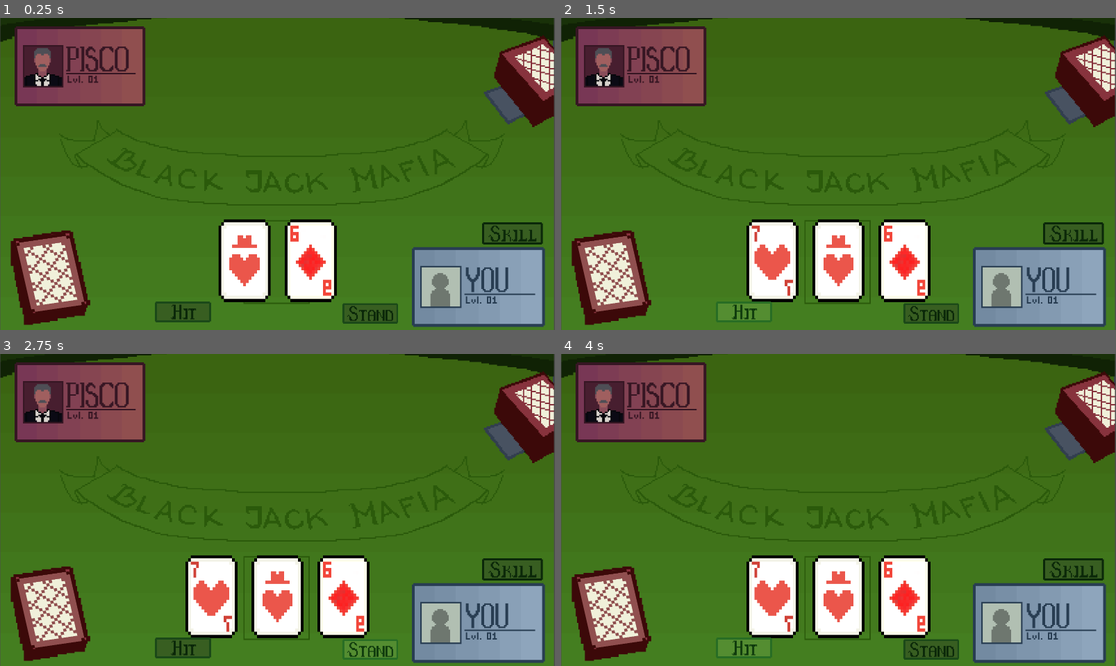
Above: before the commit, frames 1-4 (two rows, left to right).
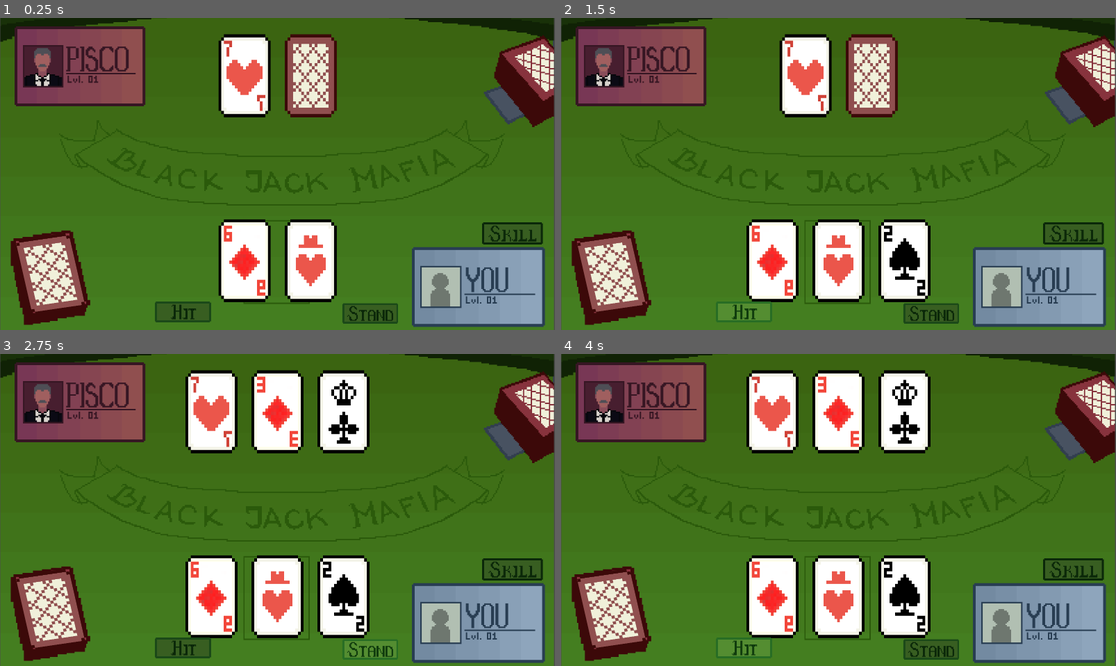
Above: after the commit, the same moments.

Repository: KANKAN25/BlackJackMafia
Game: Godot game, scene res://Main.tscn
Two runs of this game, one before a commit and one after it. Both use one fixed random seed, a clock stepped at 60 frames per second and the inputs below.
Inputs (mouse positions are in pixels of both pictures, inside the frame that each line leads up to):
- Up to frame 1 (0.25 s): no input
- Up to frame 2 (1.5 s): click (1071, 233) at 0.5 s; click (744, 311) at 1.25 s
- Up to frame 3 (2.75 s): click (371, 650) at 2 s
- Up to frame 4 (4 s): click (1071, 569) at 2.75 s; click (744, 647) at 3.5 s

The runs differ from the first frame. In frame 1, 6.2% of the frame differs, in the area x 39-61%, y 5-90%; in frame 2, 6.1%; in frame 3, 8.6%, in the area x 33-67%, y 5-90%; in frame 4, 8.6%.

Commit message:
blackjack base gameplay

Diff:
--- a/CardDatabase.gd
+++ b/CardDatabase.gd
@@ -2,7 +2,7 @@
 
 const CARDS = {
 	# Diamonds
-	"A_DIAMOND": { "value": 11, "alt_value": 1 },
+	"A_DIAMOND": { "value": 11 },
 	"2_DIAMOND": { "value": 2 },
 	"3_DIAMOND": { "value": 3 },
 	"4_DIAMOND": { "value": 4 },
@@ -17,7 +17,7 @@
 	"K_DIAMOND": { "value": 10 },
 
 	# Clubs
-	"A_CLUB": { "value": 11, "alt_value": 1},
+	"A_CLUB": { "value": 11 },
 	"2_CLUB": { "value": 2 },
 	"3_CLUB": { "value": 3 },
 	"4_CLUB": { "value": 4 },
@@ -32,7 +32,7 @@
 	"K_CLUB": { "value": 10 },
 
 	# Hearts
-	"A_HEART": { "value": 11, "alt_value": 1 },
+	"A_HEART": { "value": 11 },
 	"2_HEART": { "value": 2 },
 	"3_HEART": { "value": 3 },
 	"4_HEART": { "value": 4 },
@@ -47,7 +47,7 @@
 	"K_HEART": { "value": 10 },
 
 	# Spades
-	"A_SPADE": { "value": 11, "alt_value": 1 },
+	"A_SPADE": { "value": 11 },
 	"2_SPADE": { "value": 2 },
 	"3_SPADE": { "value": 3 },
 	"4_SPADE": { "value": 4 },
--- a/Deck.gd
+++ b/Deck.gd
@@ -9,7 +9,7 @@
 	player_deck = CARD_DATABASE.CARDS.keys()
 	player_deck.shuffle()
 
-func draw_card():
+func draw_card(dealer=false, hide=false):
 	if player_deck.size() == 0:
 		print("Deck is empty. No more cards to draw.")
 		$Area2D/CollisionShape2D.disabled = true
@@ -21,6 +21,8 @@
 
 	var card_scene = preload(CARD_SCENE_PATH)
 	var card_image_path = "res://assets/Cards/" + card_drawn_name + ".png"
+	if hide:
+		card_image_path = "res://assets/Cards/Backside_Card.png"
 	var new_card = card_scene.instantiate()
 
 	# Assign card_id for identification
@@ -33,7 +35,7 @@
 	$"../CardManager".add_child(new_card)
 
 	# Add card to player's hand node (if applicable)
-	$"../PlayerHand".add_card_to_hand(new_card)
+	$"../PlayerHand".add_card_to_hand(new_card, dealer)
 
 	# Return the actual card Node, NOT the name string
 	return new_card
--- a/GameManager.gd
+++ b/GameManager.gd
@@ -1,7 +1,7 @@
 extends Node
 
 const CardDatabase = preload("res://CardDatabase.gd")
-const CARD_BACK_TEXTURE = preload("res://assets/Cards/Backside_Card.png")
+const CARD_BACK_TEXTURE = preload("res://assets/Cards/Backside_Card.png")  # define the back texture here
 
 var player_hand: Array = []
 var dealer_hand: Array = []
@@ -20,13 +20,23 @@
 	is_player_busted = false
 	print("🔁 Game reset. Player's turn starts.")
 
-	# Deal 2 cards to player at start
 	var deck = get_node("../Deck")
+
+	# Deal 2 cards to player
 	for i in range(2):
 		var card = deck.draw_card()
 		if card:
 			add_card_to_hand(card)
-	# add 2 cards for dealer
+
+	# Deal 2 cards to dealer
+	for i in range(2):
+		var hide = false
+		if i == 1:
+			hide = true
+		var card = deck.draw_card(true,hide)
+		if card:
+			add_card_to_dealer(card)
+
 
 func calculate_hand_value(hand: Array) -> int:
 	var total = 0
@@ -43,11 +53,13 @@
 		var value = card_data.get("value", 0)
 		total += value
 
-		if value == 1 and card_data.has("alt_value"):
+		# Track Aces (they always start as 1)
+		if value == 11:
 			ace_count += 1
 
-	while ace_count > 0 and total + 10 <= 21:
-		total += 10
+	# Now try upgrading Aces from 1 to 11, one by one if it helps
+	while ace_count > 0 and total > 21:
+		total -= 10
 		ace_count -= 1
 
 	return total
@@ -90,7 +102,24 @@
 
 func dealer_turn():
 	print("🂠 Dealer's turn starts.")
-	# wala pa anything here
+	# Reveal dealer's hidden card first (show all dealer cards face up)
+	for card_node in dealer_hand:
+		var card_name = card_node.card_id
+		var card_image_path = "res://assets/Cards/" + card_name + ".png"
+		card_node.get_node("CardImage").texture = load(card_image_path)
+	var deck = get_node("../Deck")
+
+	# Dealer draws cards while total less than 17
+	if is_player_busted == false:
+		while calculate_hand_value(dealer_hand) < 17:
+			var new_card = deck.draw_card(true,false)
+			if new_card:
+				add_card_to_dealer(new_card)
+			else:
+				print("Deck empty - dealer can't draw more.")
+				break
+
+	decide_winner()
 
 func decide_winner():
 	var player_total = calculate_hand_value(player_hand)
@@ -109,5 +138,5 @@
 	else:
 		print("🤝 It's a tie!")
 
-	# Optionally: Auto reset or wait for user input
-	# reset_game()  # Uncomment to restart immediately
+	# Optionally reset game or wait for player input
+	# reset_game()
--- a/PlayerHand.gd
+++ b/PlayerHand.gd
@@ -1,37 +1,37 @@
 extends Node2D
 
-const CARD_SCENE_PATH = "res://Card2.tscn"
+const CARD_SCENE_PATH = "res://Scenes/Card.tscn"
 const CARD_WIDTH = 229
-const HAND_Y_POSITION = 840
-
-
+const PLAYER_HAND_Y = 840
+const DEALER_HAND_Y = 200
 
 var player_hand = []
+var dealer_hand = []
 var center_screen_x
 
+func _ready() -> void:
+	center_screen_x = get_viewport().size.x / 2
 
-func _ready() -> void:
-	center_screen_x = get_viewport().size.x/2
+func add_card_to_hand(card: Node2D, dealer: bool = false) -> void:
+	if dealer:
+		dealer_hand.append(card)
+		update_hand_positions(dealer_hand, DEALER_HAND_Y)
+	else:
+		player_hand.append(card)
+		update_hand_positions(player_hand, PLAYER_HAND_Y)
 
+func update_hand_positions(hand: Array, y_pos: int) -> void:
+	var total_cards = hand.size()
+	if total_cards == 0:
+		return
 
-func add_card_to_hand(card):
-	player_hand.insert(0, card)
-	update_hand_positions()
-
-func update_hand_positions():
-	for i in range(player_hand.size()):
-		#get new card position based on the index passed in
-		var new_position = Vector2(calculate_card_position(i), HAND_Y_POSITION)
-		var card = player_hand[i]
+	var total_width = (total_cards - 1) * CARD_WIDTH
+	for i in range(total_cards):
+		var x_pos = center_screen_x + i * CARD_WIDTH - total_width / 2
+		var new_position = Vector2(x_pos, y_pos)
+		var card = hand[i]
 		animate_card_to_position(card, new_position)
 
-
-func calculate_card_position(index):
-	var total_width = (player_hand.size() -1) * CARD_WIDTH
-	var x_offset = center_screen_x + index * CARD_WIDTH - total_width /2
-	return x_offset
-
-
-func animate_card_to_position(card, new_position):
+func animate_card_to_position(card: Node2D, new_position: Vector2) -> void:
 	var tween = get_tree().create_tween()
 	tween.tween_property(card, "position", new_position, 0.1)
